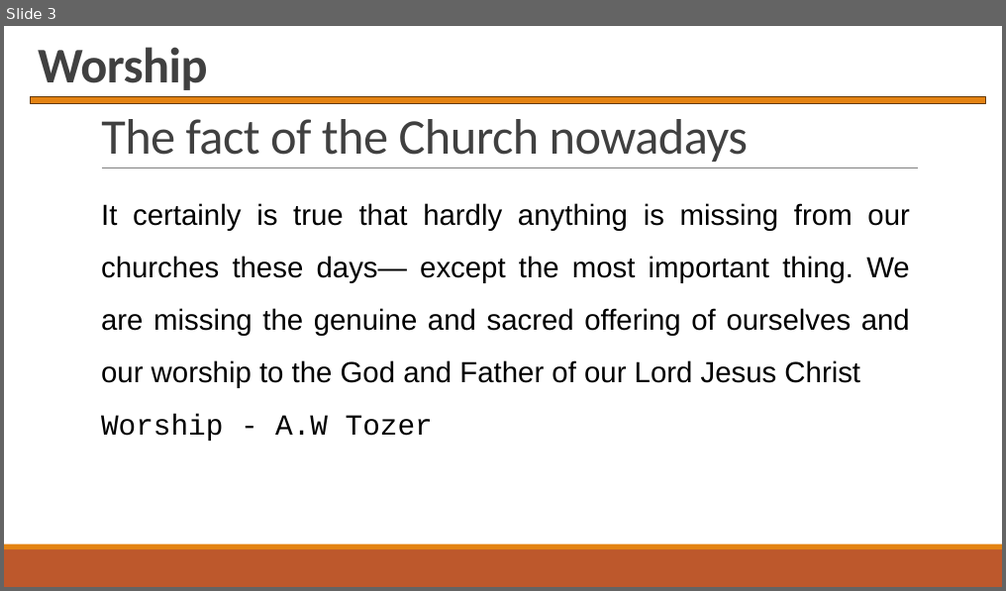
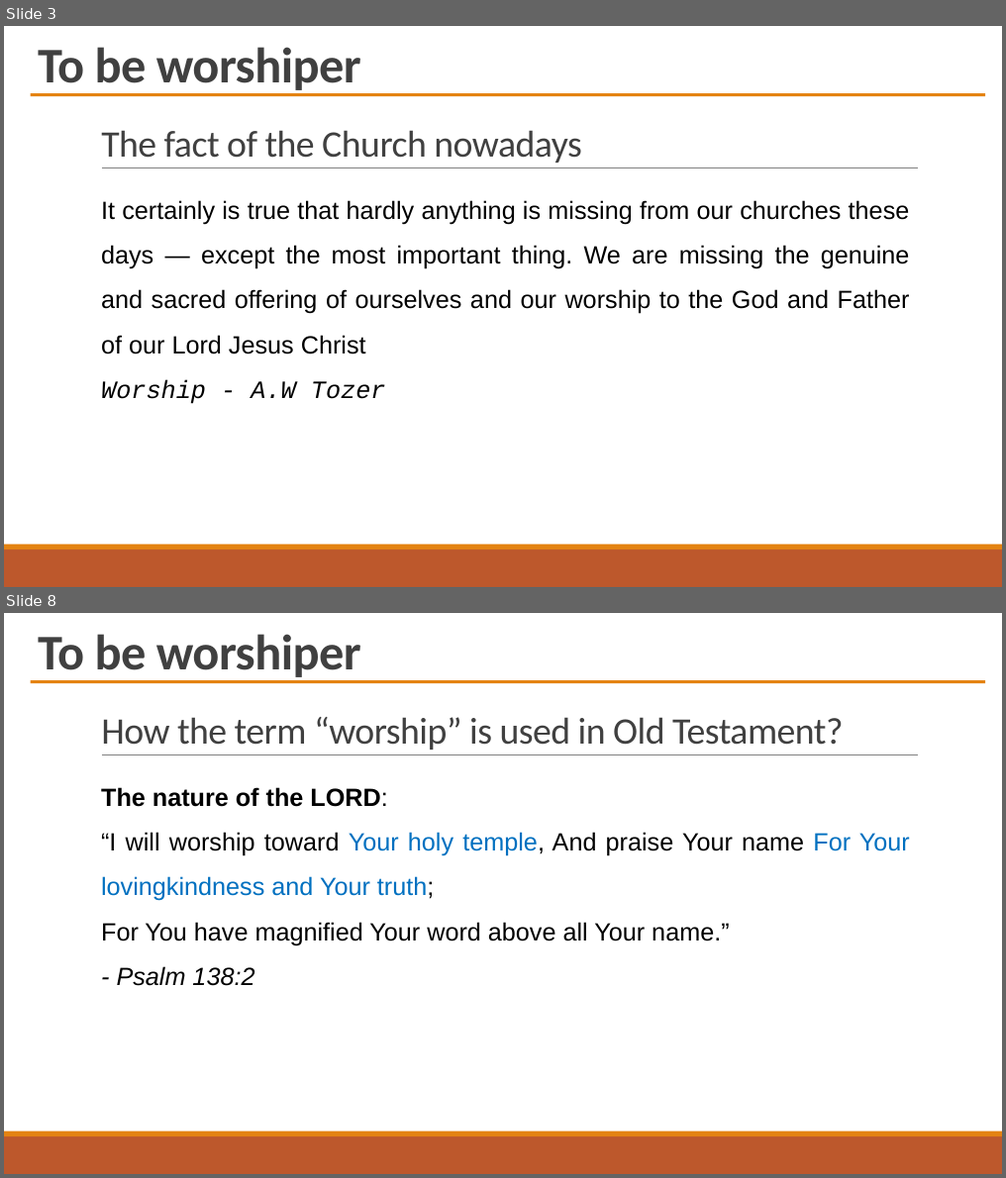
Before and after one commit to PhanNgocTrieu/SWPCT, a slide deck: Worship_Ref.pptx. Shown one above the other, each under a label of ours: slide 3 before the commit, slides 3 and 8 after it; the slides between them are not shown. The pictures are 1006x591 and 1006x1178 pixels, drawn with LibreOffice and Linux fonts; fonts in the diff are those of the drawing. Boxes give left, top, right and bottom in pixels: in the first picture for what was removed or moved away, otherwise in the second. Text is boxed around its words. In the diff, an @@ line names an element or a change of style, - is before the commit and + after.

```diff
--- a/Worship_Ref.pptx
+++ b/Worship_Ref.pptx
@@ slide 8 added at (4, 613, 1002, 1174), background #FFFFFF; not listed: 3 template elements that a slide beside it also shows @@
@@ text added at (38, 634, 361, 681), 48 pt, text #404040, bold @@
+To be worshiper
@@ rectangle added at (30, 680, 985, 683), fill #E48312 @@
@@ title added at (101, 717, 843, 750), 36 pt, text #404040 @@
+How the term “worship” is used in Old Testament?
@@ text added at (101, 787, 910, 986), 24 pt, text #000000 @@
+The nature of the LORD:
+“I will worship toward Your holy temple, And praise Your name For Your lovingkindness and Your truth;
+For You have magnified Your word above all Your name.”
+- Psalm 138:2
@@ slide 3 changed as well @@
@@ text at (38, 47, 361, 94): text changed @@
-Worship
+To be worshiper
@@ rectangle: place and size @@
-rectangle at (30, 97, 985, 104)
+rectangle at (30, 93, 985, 96)
@@ rectangle at (30, 93, 985, 96): outline #643908 1.25 pt to none @@
@@ title "The fact of the Church ..." at (101, 130, 581, 163): size 48 to 36 pt @@
@@ text at (101, 200, 910, 355): text changed; size 28 to 24 pt @@
-It certainly is true that hardly anything is missing from our churches these days— except the most important thing. We are missing the genuine and sacred offering of ourselves and our worship to the God and Father of our Lord Jesus Christ
+It certainly is true that hardly anything is missing from our churches these days — except the most important thing. We are missing the genuine and sacred offering of ourselves and our worship to the God and Father of our Lord Jesus Christ
@@ text at (101, 380, 386, 404): size 28 to 24 pt, italic on in "Worship - A.W Tozer" @@
```
Also in this commit, not shown: 2 other slides changed, 11 other slides added, 1 other file.
